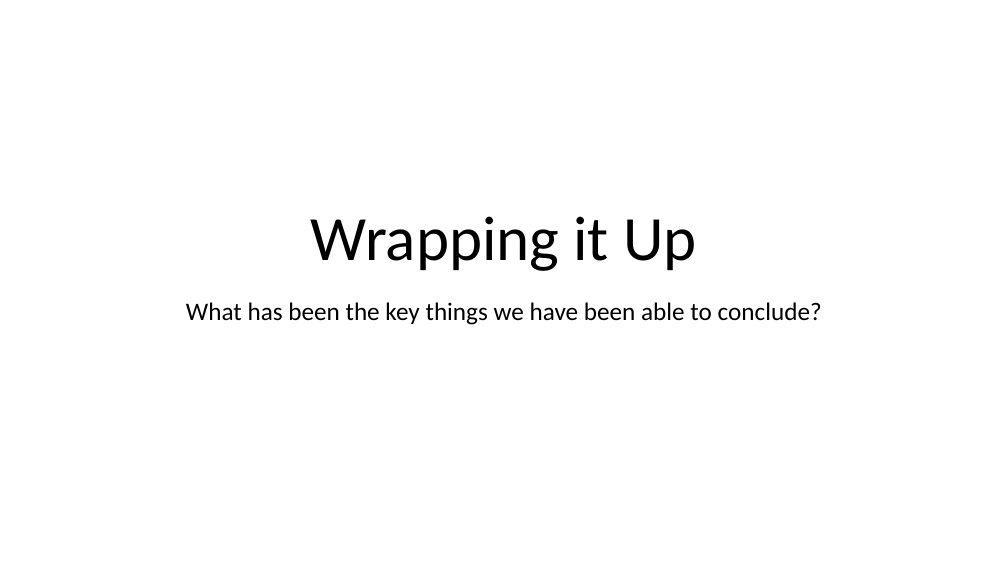
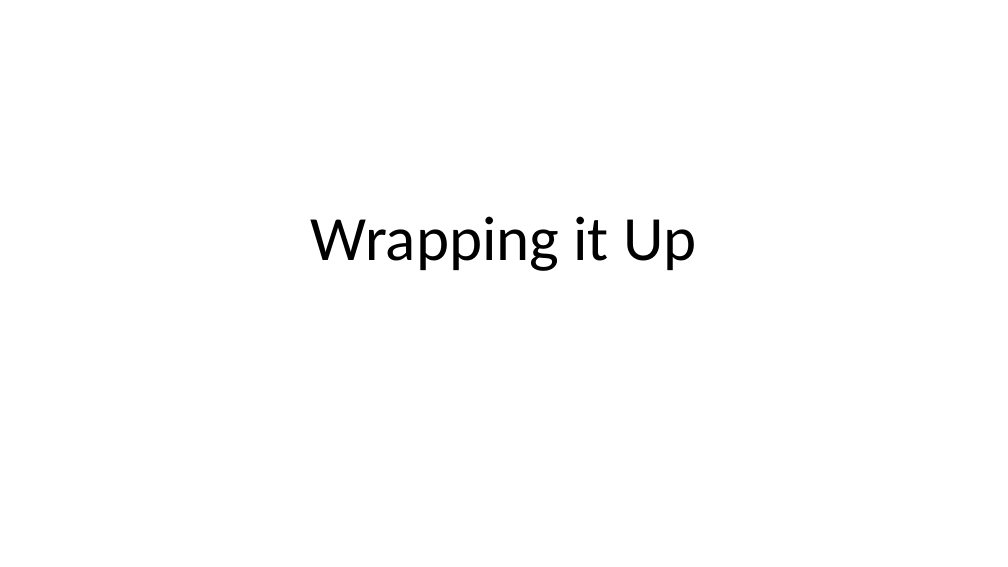
Before and after one commit to arifyali/50-percent-Chance-of-Awesome, a slide deck: slide 25 of Combined Slidedeck.pptx (slide 19 before the commit). Drawn at 1008x567 pixels with LibreOffice and Linux fonts; fonts in the diff are those of the drawing. Boxes give left, top, right and bottom in pixels: in the first picture for what was removed or moved away, otherwise in the second. Text is boxed around its words. In the diff, an @@ line names an element or a change of style, - is before the commit and + after.

```diff
--- a/Combined Slidedeck.pptx
+++ b/Combined Slidedeck.pptx
@@ text removed at (186,302,822,325) @@
-What has been the key things we have been able to conclude?
```
Also in this commit, not shown: 2 other slides changed, 6 slides added, 1 slide removed.
